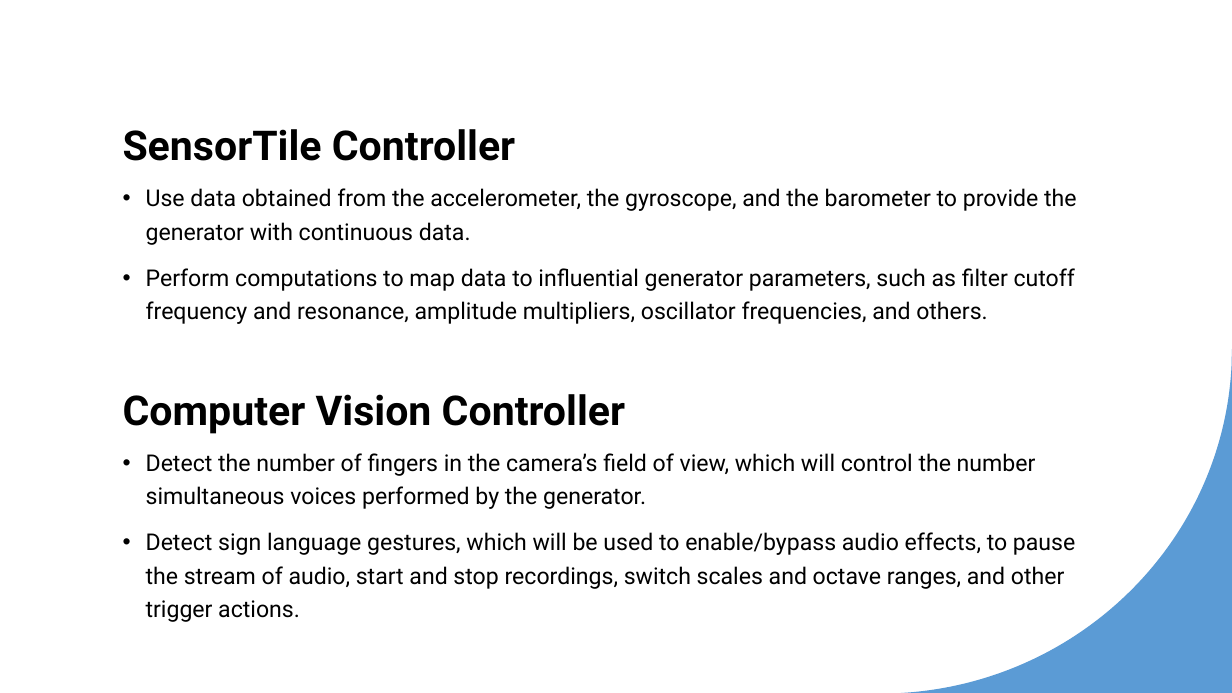
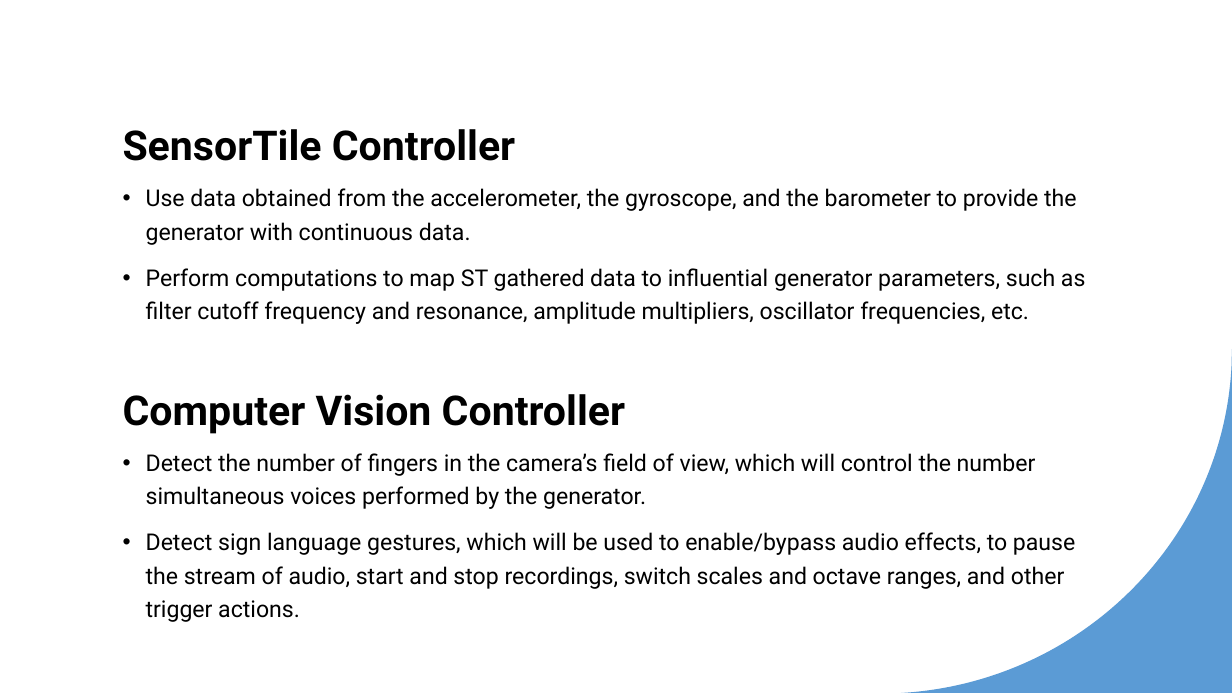
Before and after one commit to dcardonab/STCV-Synth, a slide deck: slide 4 of media/dgmd-14_proposal_presentation.pptx. Drawn at 1232x693 pixels with LibreOffice and Linux fonts; fonts in the diff are those of the drawing. Boxes give left, top, right and bottom in pixels: in the first picture for what was removed or moved away, otherwise in the second. Text is boxed around its words. In the diff, an @@ line names an element or a change of style, - is before the commit and + after.

```diff
--- a/media/dgmd-14_proposal_presentation.pptx
+++ b/media/dgmd-14_proposal_presentation.pptx
@@ text at (146, 268, 1085, 324): text changed @@
-• Perform computations to map data to influential generator parameters, such as filter cutoff frequency and resonance, amplitude multipliers, oscillator frequencies, and others.
+• Perform computations to map ST gathered data to influential generator parameters, such as filter cutoff frequency and resonance, amplitude multipliers, oscillator frequencies, etc.
```
Also in this commit, not shown: 3 other slides changed, 5 other files.
